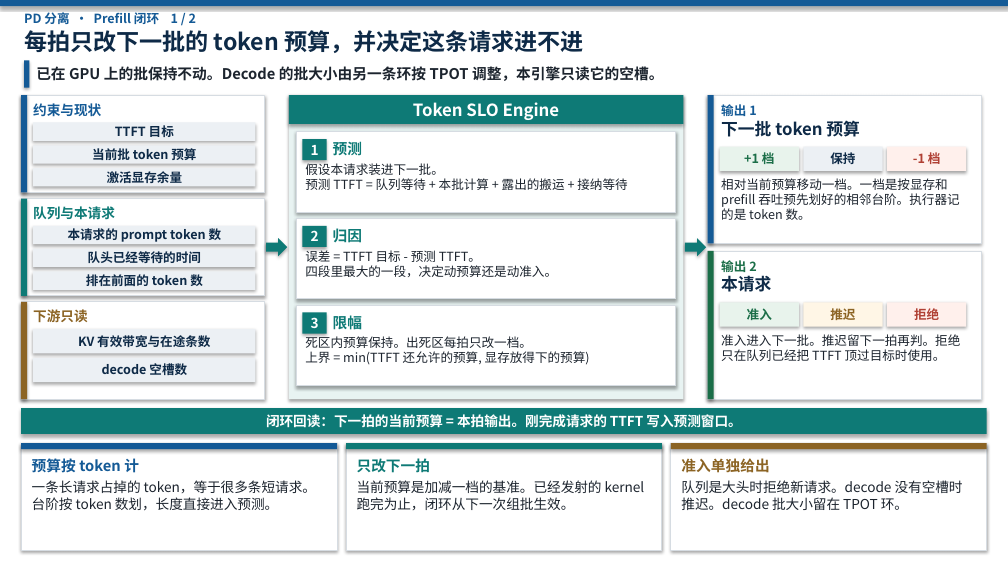
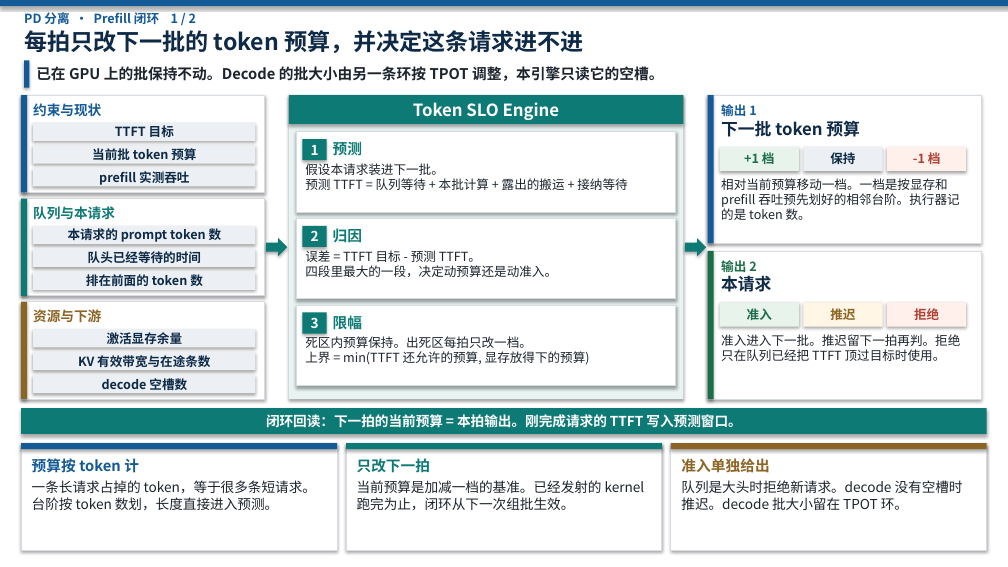
Before and after one commit to 69515164-rgb/UCL-MPComm, a slide deck: slide 1 of docs/token-slo-engine.pptx. Drawn at 1008x567 pixels with LibreOffice and Linux fonts; fonts in the diff are those of the drawing. Boxes give left, top, right and bottom in pixels: in the first picture for what was removed or moved away, otherwise in the second. Text is boxed around its words. In the diff, an @@ line names an element or a change of style, - is before the commit and + after.

```diff
--- a/docs/token-slo-engine.pptx
+++ b/docs/token-slo-engine.pptx
@@ rectangle added at (x1=33, y1=168, x2=256, y2=186), fill #ECF0F4, 12 pt, text #0E2A47, bold @@
+prefill 实测吞吐
@@ rectangle "激活显存余量" moved from (x1=33, y1=168, x2=256, y2=186) to (x1=33, y1=329, x2=256, y2=347) @@
@@ text at (x1=33, y1=309, x2=101, y2=322): text changed @@
-下游只读
+资源与下游
@@ rectangle "KV 有效带宽与在途条数" resized from (x1=33, y1=329, x2=256, y2=353) to (x1=33, y1=352, x2=256, y2=371) @@
@@ rectangle "decode 空槽数" resized from (x1=33, y1=358, x2=256, y2=382) to (x1=33, y1=375, x2=256, y2=393) @@
```
Also in this commit, not shown: 1 other slide changed, 1 other file.
